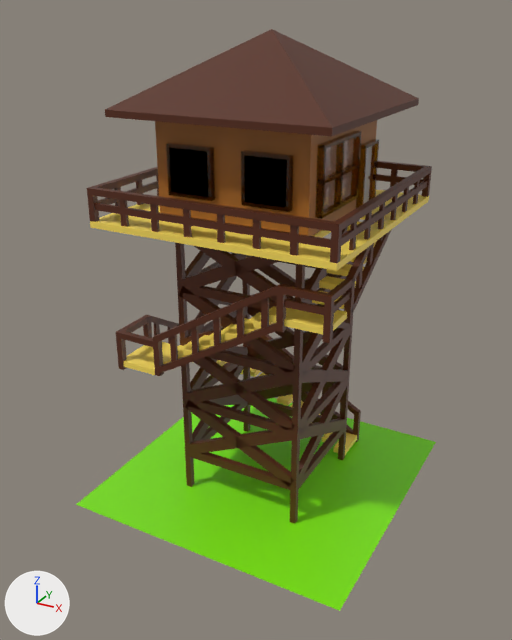
Before and after pictures for a commit that changed the Blender file theparkdepartment/Props/Artificial/Watchtower/Watchtower.blend.
Camera for both pictures: a 50 mm lens placed at (20.7, -39.5, 32.0), pointed at (-0.3, -1.4, 12.9). The axes (+X, +Y, +Z) are drawn at lower left. The lights are the same throughout.
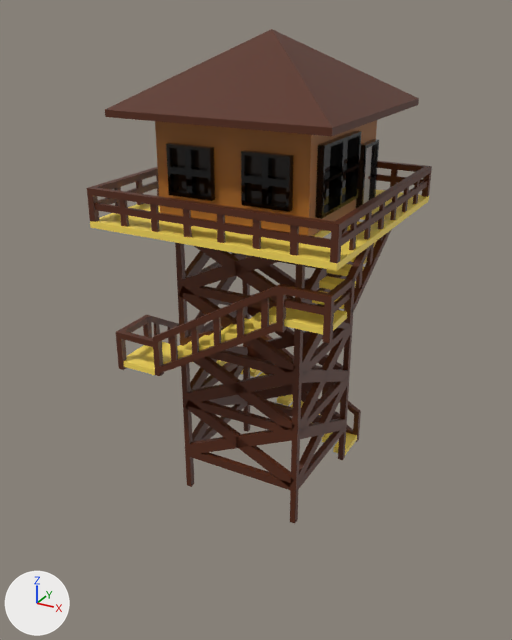
ob_cube_029 is not drawn itself; it is used by a modifier of ob_cube_028.
ob_cube_031 is not drawn itself; it is used by a modifier of ob_cube_030.
ob_cube_079 is not drawn itself; it is used by a modifier of ob_cube_082.
ob_cube_081 is not drawn itself; it is used by a modifier of ob_cube_080.

Where the change shows, as pixel boxes [x1, y1, x2, y2] in the pictures (512 x 640 px):
'Plane', deleted
    before: [76, 398, 436, 611]
'Cube.082', reshaped, recoloured, modifiers changed
    both: [241, 150, 294, 212]
'Cube.080', reshaped, recoloured, modifiers changed
    both: [166, 143, 215, 201]
'Cube.030', recoloured
    both: [315, 131, 361, 219]
'Cube.104', recoloured (brown to black)
    both: [324, 138, 354, 209]
'Cube.028', recoloured
    both: [356, 140, 379, 208]
'Cube.033', recoloured (brown to black)
    both: [334, 141, 345, 205]
'Cube.075', recoloured
    both: [262, 157, 272, 205]
'Cube.077', recoloured
    both: [244, 174, 286, 188]
'Cube.076', recoloured
    both: [185, 149, 196, 195]
'Cube.078', recoloured
    both: [170, 165, 208, 178]
'Cube.032', recoloured (brown to black)
    both: [325, 164, 358, 183]
part 1 of me_cube_025, built on
    both: [96, 189, 427, 262]
part 2 of me_cube_037, built on
    both: [362, 140, 379, 205]
part 3 of me_cube_039, built on
    both: [322, 131, 362, 218]
part 4 of me_cube_095, built on
    before: [262, 157, 269, 204]
    after: [262, 157, 272, 205]
part 5 of me_cube_096, built on
    before: [185, 150, 192, 193]
    after: [185, 149, 196, 195]
part 6 of me_cube_100, built on
    both: [166, 144, 211, 201]
part 7 of me_cube_102, built on
    both: [241, 151, 290, 212]

What changed in the scene script:
```text
Change mat_material_006:
    mat_material_006.base_color: (0.288, 0.103, 0.0) -> (0.00651, 0.00651, 0.00651)  # brown #925a00 -> black #131313
Change mat_material_005:
    mat_material_005.base_color: (1.0, 0.964, 0.991) -> (0.00651, 0.00651, 0.00651)  # white #fffbfe -> black #131313
Change me_cube_025:
    used by ob_cube_016; location = (0.0, 0.0, 20.1); scale = (8.0, 8.0, 0.2)
    remove me_cube_025.from_pydata(...)  # 8 vertices, 6 faces; spans x -1.0..1.0, y -1.0..1.0, z -1.0..1.0
    add me_cube_025.from_pydata(...)  # 16 vertices, 12 faces; spans x -1.0..1.0, y -1.0..1.0, z -1.0..1.0
    me_cube_025 part 1
    2 faces are deleted
    8 vertices are added at x 0.63..0.88, y -0.55..0.2, z -1.0..1.0
    8 new faces join them
Change me_cube_037:
    used by ob_cube_028; location = (5.2, 3.33, 22.35); scale = (0.2, 1.2, 2.0)
    remove me_cube_037.from_pydata(...)  # 8 vertices, 6 faces; spans x -1.0..1.0, y -1.0..1.0, z -1.0..1.0
    add me_cube_037.from_pydata(...)  # 16 vertices, 10 faces; spans x -1.0..1.0, y -1.0..1.0, z -1.0..1.0
    me_cube_037 part 2
    3 faces are deleted
    8 vertices are added at x -1.0..1.0, y -0.83..0.83, z -1.0..0.9
    7 new faces join them
Change me_cube_039:
    used by ob_cube_030; location = (5.2, -1.43, 23.3); scale = (0.2, 2.7, 2.0)
    remove me_cube_039.from_pydata(...)  # 8 vertices, 6 faces; spans x -1.0..1.0, y -1.0..1.0, z -1.0..1.0
    add me_cube_039.from_pydata(...)  # 16 vertices, 12 faces; spans x -1.0..1.0, y -1.0..1.0, z -1.0..1.0
    me_cube_039 part 3
    2 faces are deleted
    8 vertices are added at x -1.0..1.0, y -0.93..0.93, z -0.9..0.9
    8 new faces join them
Change me_cube_095:
    used by ob_cube_075; location = (2.5, -5.2, 23.3); rotation_euler = (0.0, 1.571, 0.0), in degrees (0, 90, 0); scale = (1.3, 0.2, 0.2)
    remove me_cube_095.from_pydata(...)  # 8 vertices, 6 faces; spans x -1.0..1.0, y -1.0..1.0, z -1.0..1.0
    add me_cube_095.from_pydata(...)  # 16 vertices, 12 faces; spans x -1.0..1.0, y -1.0..1.0, z -1.0..1.0
    me_cube_095 part 4
    4 faces are deleted
    8 vertices are added at x -0.15..0.15, y -1.0..1.0, z -1.0..1.0
    10 new faces join them
Change me_cube_096:
    used by ob_cube_076; location = (-2.5, -5.2, 23.3); rotation_euler = (0.0, 1.571, 0.0), in degrees (0, 90, 0); scale = (1.3, 0.2, 0.2)
    remove me_cube_096.from_pydata(...)  # 8 vertices, 6 faces; spans x -1.0..1.0, y -1.0..1.0, z -1.0..1.0
    add me_cube_096.from_pydata(...)  # 16 vertices, 12 faces; spans x -1.0..1.0, y -1.0..1.0, z -1.0..1.0
    me_cube_096 part 5
    4 faces are deleted
    8 vertices are added at x -0.15..0.15, y -1.0..1.0, z -1.0..1.0
    10 new faces join them
Change me_cube_100:
    used by ob_cube_080; location = (-2.5, -5.2, 23.3); scale = (1.5, 0.2, 1.5)
    remove me_cube_100.from_pydata(...)  # 8 vertices, 6 faces; spans x -1.0..1.0, y -1.0..1.0, z -1.0..1.0
    add me_cube_100.from_pydata(...)  # 16 vertices, 12 faces; spans x -1.0..1.0, y -1.0..1.0, z -1.0..1.0
    me_cube_100 part 6
    2 faces are deleted
    8 vertices are added at x -0.87..0.87, y -1.0..1.0, z -0.87..0.87
    8 new faces join them
Change me_cube_102:
    used by ob_cube_082; location = (2.5, -5.2, 23.3); scale = (1.5, 0.2, 1.5)
    remove me_cube_102.from_pydata(...)  # 8 vertices, 6 faces; spans x -1.0..1.0, y -1.0..1.0, z -1.0..1.0
    add me_cube_102.from_pydata(...)  # 16 vertices, 12 faces; spans x -1.0..1.0, y -1.0..1.0, z -1.0..1.0
    me_cube_102 part 7
    2 faces are deleted
    8 vertices are added at x -0.87..0.87, y -1.0..1.0, z -0.87..0.87
    8 new faces join them
Change ob_cube_016:
    remove _m = ob_cube_016.modifiers.new('Boolean', 'BOOLEAN')
    remove _m.object = ob_cube_024
Change ob_cube_028:
    remove _m = ob_cube_028.modifiers.new('Boolean', 'BOOLEAN')
    remove _m.object = ob_cube_029
Remove ob_cube_029:
    ob_cube_029 = bpy.data.objects.new('Cube.029', me_cube_038)
Change ob_cube_030:
    remove _m = ob_cube_030.modifiers.new('Boolean', 'BOOLEAN')
    remove _m.object = ob_cube_031
Remove ob_cube_031:
    ob_cube_031 = bpy.data.objects.new('Cube.031', me_cube_040)
Change ob_cube_075:
    remove _m = ob_cube_075.modifiers.new('Boolean', 'BOOLEAN')
    remove _m.object = ob_cube_077
Change ob_cube_076:
    remove _m = ob_cube_076.modifiers.new('Boolean', 'BOOLEAN')
    remove _m.object = ob_cube_078
Remove ob_cube_079:
    ob_cube_079 = bpy.data.objects.new('Cube.079', me_cube_099)
Change ob_cube_080:
    remove _m = ob_cube_080.modifiers.new('Boolean', 'BOOLEAN')
    remove _m.object = ob_cube_081
Remove ob_cube_081:
    ob_cube_081 = bpy.data.objects.new('Cube.081', me_cube_101)
Change ob_cube_082:
    remove _m = ob_cube_082.modifiers.new('Boolean', 'BOOLEAN')
    remove _m.object = ob_cube_079
Remove ob_plane:
    ob_plane = bpy.data.objects.new('Plane', me_plane)
```
